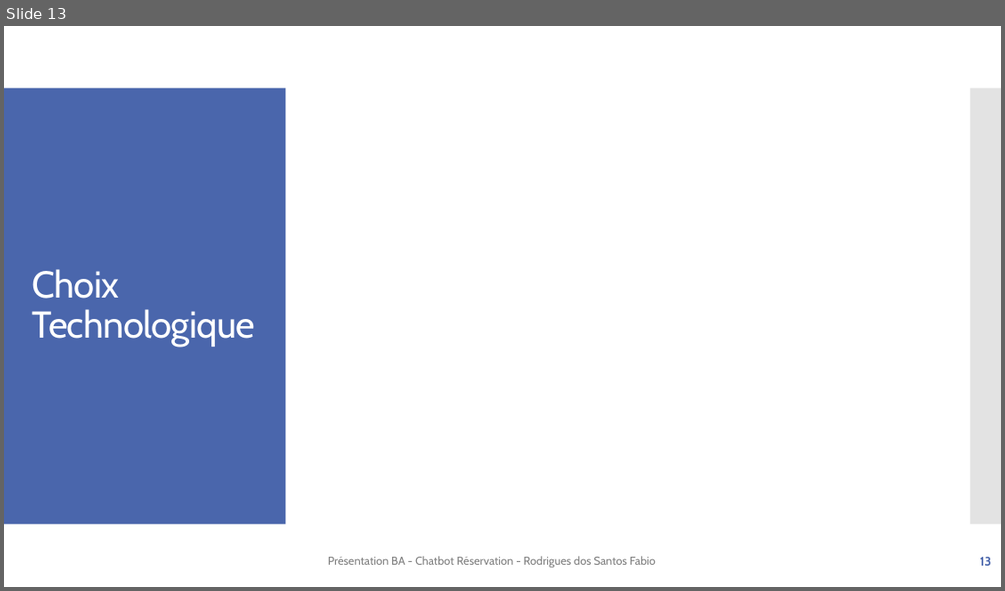
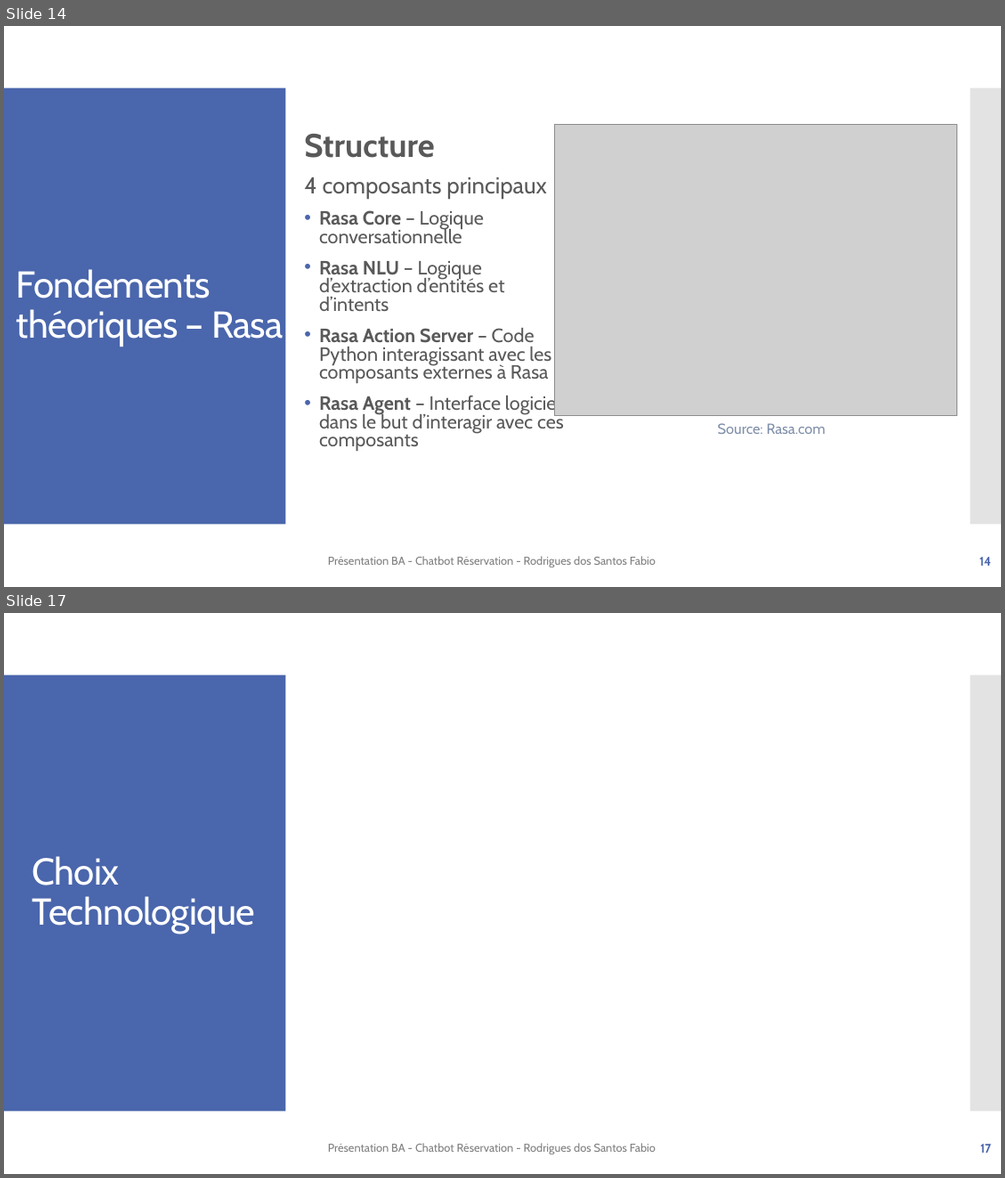
Before and after one commit to f-rdrgs/projet-bachelor, a slide deck: documentation/travail_bachelor/ISC_LOG_presentation_diplome_RodriguesDosSantosFabio_EggenbergNiklaus_2024.pptx. Shown one above the other, each under a label of ours: slide 13 before the commit, slides 14 and 17 after it; the slides between them are not shown. The pictures are 1005x591 and 1005x1178 pixels, drawn with LibreOffice and Linux fonts; fonts in the diff are those of the drawing; grey boxes stand for pictures. Boxes give left, top, right and bottom in pixels: in the first picture for what was removed or moved away, otherwise in the second. Text is boxed around its words. In the diff, an @@ line names an element or a change of style, - is before the commit and + after.

Commit message:
màj présentation, partie rasa

```diff
--- a/documentation/travail_bachelor/ISC_LOG_presentation_diplome_RodriguesDosSantosFabio_EggenbergNiklaus_2024.pptx
+++ b/documentation/travail_bachelor/ISC_LOG_presentation_diplome_RodriguesDosSantosFabio_EggenbergNiklaus_2024.pptx
@@ slide 14 added at box(4, 26, 1001, 587), background #FFFFFF; not listed: 2 template elements that a slide beside it also shows @@
@@ picture added at box(555, 125, 956, 416) @@
@@ text added at box(304, 134, 575, 451), 18.5 pt, text #595959 @@
+Structure
+4 composants principaux
+• Rasa Core – Logique conversationnelle
+• Rasa NLU – Logique d’extraction d’entités et d’intents
+• Rasa Action Server – Code Python interagissant avec les composants externes à Rasa
+• Rasa Agent – Interface logicielle dans le but d’interagir avec ces composants
@@ title added at box(16, 269, 283, 346), 36 pt, text #FFFFFF @@
+Fondements théoriques – Rasa
@@ text added at box(718, 423, 825, 434), 14 pt, text #7F8FA9 @@
+Source: Rasa.com
@@ text added at box(328, 556, 655, 567), 11 pt, text #808080 @@
+Présentation BA - Chatbot Réservation - Rodrigues dos Santos Fabio
@@ page number added at box(979, 556, 991, 565), 12 pt, text #4A66AC, bold @@
+14
@@ what was slide 13 is now slide 17 @@
@@ page number at box(980, 1143, 991, 1152): text changed @@
-13
+17
```
Also in this commit, not shown: 6 slides changed, 3 other slides added.
